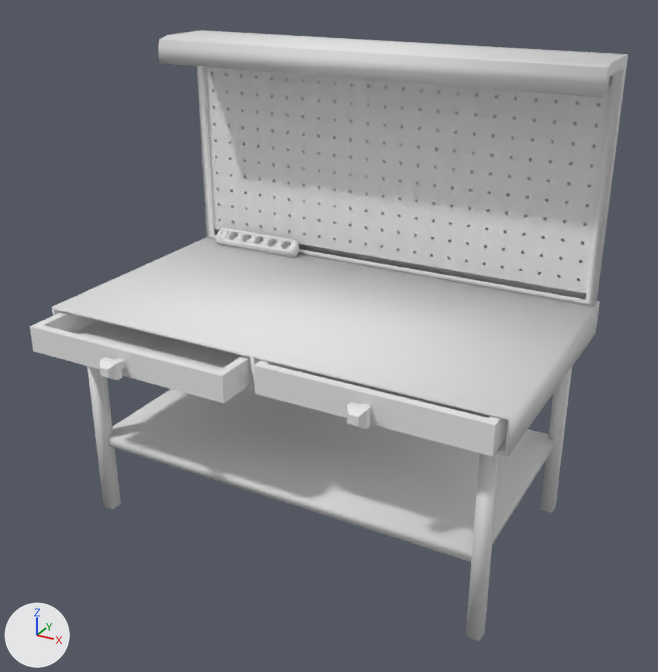
Before and after pictures for a commit that changed the FBX model Connected/Assets/Models/workbench.fbx.
The view is the same before and after, from a 50 mm camera at (2.08, -3.77, 2.8) aimed at (0.09, -0.16, 0.99). Arrows for +X, +Y and +Z are at lower left; the lights stay in place. Where no turn or scale is listed for an object, it has been applied to the vertices. Vertices at the same position are counted once.

In view in the first picture: 'MultiSocket', 'Toolboard', 'Tray.001', 'Tray.002', 'Workbench'.
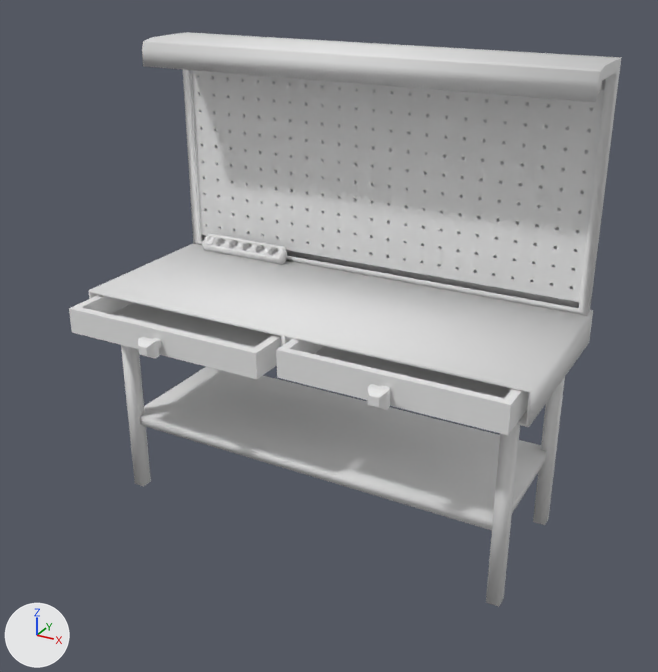
Location of each change, [x1, y1, x2, y2] in pixels of the pictures (658 x 672 px; the box of a moved part takes in the faces that stretch with it):
```json
{"object": "Workbench", "change": "reshaped", "before": [52, 30, 628, 641], "after": [89, 32, 622, 607], "on screen": "7% narrower"}
{"object": "Toolboard", "change": "mesh moved", "before": [205, 67, 612, 293], "after": [191, 70, 604, 302]}
{"object": "Tray.002", "change": "mesh moved", "before": [254, 360, 508, 456], "after": [276, 339, 529, 435]}
{"object": "Tray.001", "change": "mesh moved", "before": [30, 312, 251, 403], "after": [69, 295, 281, 379]}
{"object": "MultiSocket", "change": "mesh moved", "before": [215, 227, 299, 258], "after": [202, 233, 287, 264]}
{"part": 2, "of": "me_cube_024", "change": "moved or reshaped", "before": [87, 366, 121, 510], "after": [121, 345, 151, 487]}
{"part": 3, "of": "me_cube_024", "change": "moved or reshaped", "before": [466, 453, 500, 641], "after": [486, 424, 520, 607]}
{"part": 4, "of": "me_cube_024", "change": "moved or reshaped", "before": [540, 367, 572, 513], "after": [533, 377, 565, 525]}
{"part": 5, "of": "me_cube_024", "change": "moved or reshaped", "before": [108, 388, 554, 562], "after": [140, 367, 547, 530]}
{"part": 6, "of": "me_cube_024", "change": "moved or reshaped", "before": [158, 30, 628, 307], "after": [142, 32, 622, 316]}
{"part": 7, "of": "me_cube_024", "change": "moved or reshaped", "before": [254, 358, 261, 364], "after": [286, 337, 291, 343]}
{"part": 8, "of": "me_cube_024", "change": "moved or reshaped", "before": [53, 237, 380, 387], "after": [89, 244, 369, 334]}
{"part": 9, "of": "me_cube_024", "change": "moved or reshaped", "before": [253, 269, 600, 456], "after": [284, 276, 593, 427]}
{"part": 10, "of": "me_cube_024", "change": "moved or reshaped", "before": [52, 307, 512, 456], "after": [89, 291, 533, 427]}
```

The change, as JSON lines over the scene's bpy script:
```json
{"block": "me_cube_025", "where": "me_cube_025.from_pydata(...)  # 36 vertices, 32 faces; spans x 0.047..1.155, y -0.875..0.22, z 0.932..1.072"}
{"block": "me_cube_025", "where": "# used by ob_tray_002; location = (0.0, 0.0, 0.0)"}
{"block": "me_cube_025", "change": "me_cube_025 part 1: the whole mesh is moved by (0.0, 0.188, 0.0)"}
{"block": "me_cube_026", "where": "me_cube_026.from_pydata(...)  # 36 vertices, 32 faces; spans x -1.157..-0.024, y -1.013..0.082, z 0.93..1.062"}
{"block": "me_cube_026", "where": "# used by ob_tray_001; location = (0.0, 0.0, 0.0)"}
{"block": "me_cube_026", "change": "me_cube_026 part 13: the whole mesh is moved by (0.0, 0.267, 0.0)"}
{"block": "me_cube_031", "where": "me_cube_031.from_pydata(...)  # 7392 vertices, 3764 faces; spans x -1.15..1.15, y 0.63..0.65, z 1.15..2.17"}
{"block": "me_cube_031", "where": "# used by ob_toolboard; location = (0.0, 0.0, 0.0)"}
{"block": "me_cube_031", "change": "me_cube_031 part 11: the whole mesh is moved by (0.0, -0.14, 0.0)"}
{"block": "me_cube_024", "where": "# used by ob_workbench; location = (0.0, 0.0, 0.0)"}
{"op": "remove", "block": "me_cube_024", "code": "me_cube_024.from_pydata(...)  # 162 vertices, 146 faces; spans x -1.2..1.2, y -0.7..0.7, z -0.13..2.31"}
{"op": "add", "block": "me_cube_024", "code": "me_cube_024.from_pydata(...)  # 162 vertices, 146 faces; spans x -1.2..1.2, y -0.43..0.56, z -0.13..2.31"}
{"block": "me_cube_024", "change": "me_cube_024 part 2: the loose piece of 8 vertices spanning x -1.1..-1.03, y -0.61..-0.54, z -0.13..0.92 is moved by (0.0, 0.27, 0.0)"}
{"block": "me_cube_024", "change": "me_cube_024 part 3: the loose piece of 8 vertices spanning x 1.05..1.12, y -0.61..-0.54, z -0.13..0.92 is moved by (0.0, 0.27, 0.0)"}
{"block": "me_cube_024", "change": "me_cube_024 part 4: the loose piece of 8 vertices spanning x 1.05..1.12, y 0.54..0.61, z -0.13..0.92 is moved by (0.0, -0.14, 0.0)"}
{"block": "me_cube_024", "change": "me_cube_024 part 5: the loose piece of 8 vertices spanning x -1.08..1.09, y -0.59..0.59, z 0.27..0.33 is scaled about its middle by (1, 0.658, 1), then moved by (0.0, 0.07, 0.0)"}
{"block": "me_cube_024", "change": "me_cube_024 part 6: the loose piece of 94 vertices spanning x -1.19..1.19, y 0.28..0.67, z 1.09..2.31 is moved by (0.0, -0.14, 0.0)"}
{"block": "me_cube_024", "change": "me_cube_024 part 7: 6 of the vertices in x -0.01..0.01, y 0.58..0.7, z 0.91..1.09 are moved by (0.0, -0.14, 0.0)"}
{"block": "me_cube_024", "change": "me_cube_024 part 8: 4 of the vertices in x -1.2..-1.19, y 0.58..0.7, z 0.91..1.09 are moved by (0.0, -0.14, 0.0)"}
{"block": "me_cube_024", "change": "me_cube_024 part 9: 4 of the vertices in x 1.19..1.2, y 0.58..0.7, z 0.91..1.09 are moved by (0.0, -0.14, 0.0)"}
{"block": "me_cube_024", "change": "me_cube_024 part 10: all 14 vertices in x -1.2..1.2, y -0.7, z 0.91..1.09 are moved by (0.0, 0.27, 0.0)"}
{"block": "me_cube_028", "where": "me_cube_028.from_pydata(...)  # 200 vertices, 122 faces; spans x -1.077..-0.51, y 0.521..0.613, z 1.063..1.181"}
{"block": "me_cube_028", "where": "# used by ob_multisocket; location = (0.0, 0.0, 0.0)"}
{"block": "me_cube_028", "change": "me_cube_028 part 12: the whole mesh is moved by (0.0, -0.135, 0.0)"}
```
